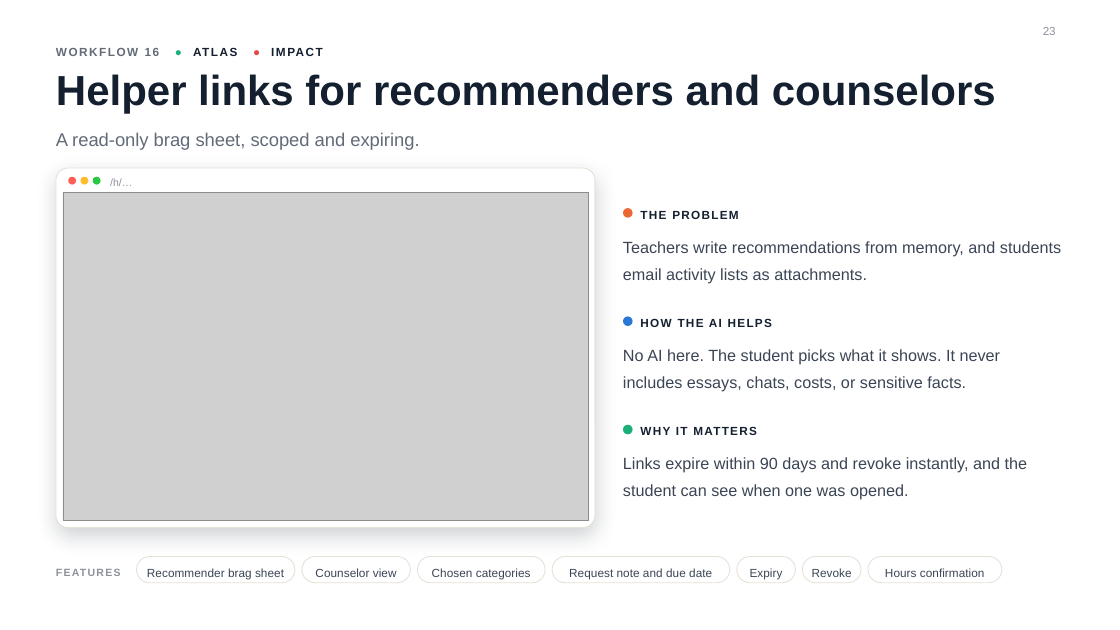
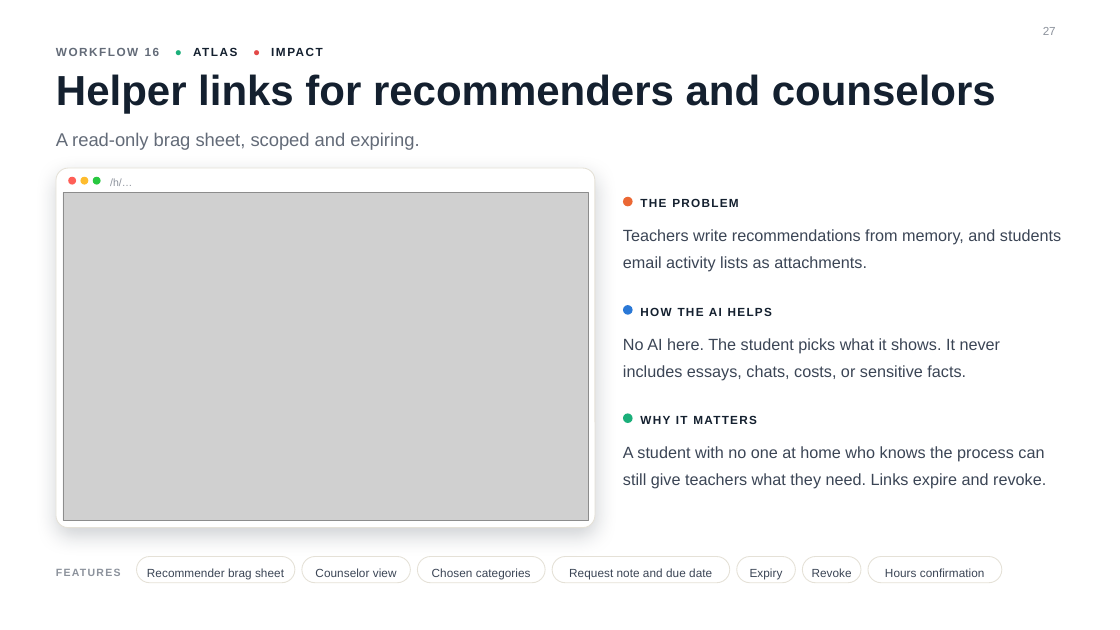
Before and after one commit to reykoaparicio/scholarcrew, a slide deck: slide 27 of presentation/ScholarCrew.pptx (slide 23 before the commit). Drawn at 1120x630 pixels with LibreOffice and Linux fonts; fonts in the diff are those of the drawing; grey boxes stand for pictures; background and template pictures are left out. Boxes give left, top, right and bottom in pixels: in the first picture for what was removed or moved away, otherwise in the second. Text is boxed around its words. In the diff, an @@ line names an element or a change of style, - is before the commit and + after.

```diff
--- a/presentation/ScholarCrew.pptx
+++ b/presentation/ScholarCrew.pptx
@@ page number at [1043, 27, 1056, 35]: text changed @@
-23
+27
@@ 5 texts, 3 ellipses: place and size @@
-5 texts, 3 ellipses at [623, 208, 1064, 439]
+5 texts, 3 ellipses at [623, 197, 1064, 428]
@@ text at [623, 446, 1046, 489]: text changed @@
-Links expire within 90 days and revoke instantly, and the student can see when one was opened.
+A student with no one at home who knows the process can still give teachers what they need. Links expire and revoke.
```
Also in this commit, not shown: 13 other slides changed, 5 slides added, 4 other files.
